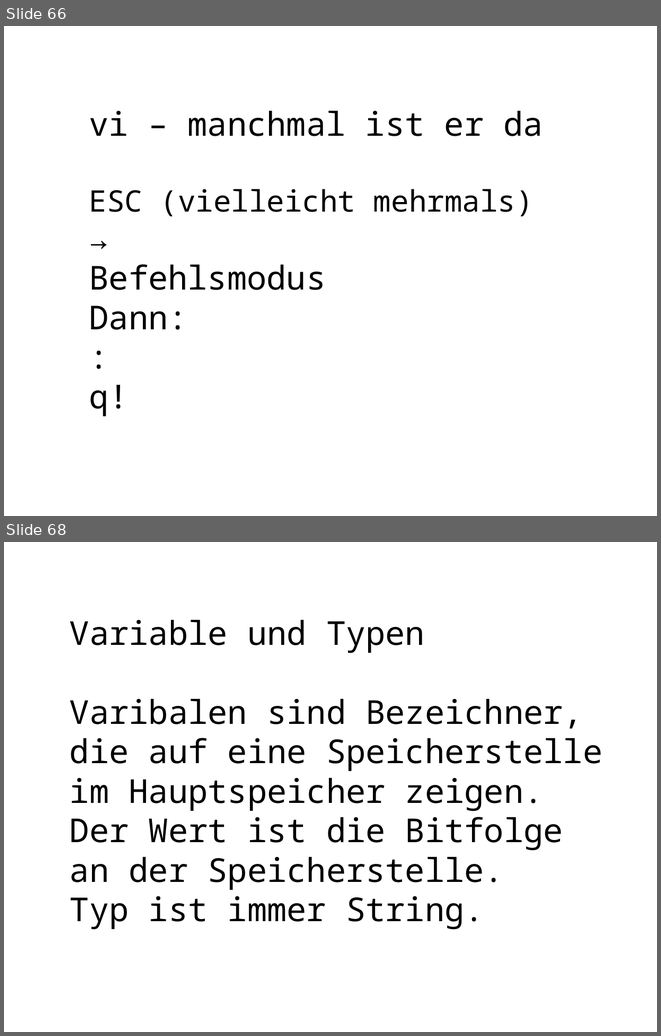
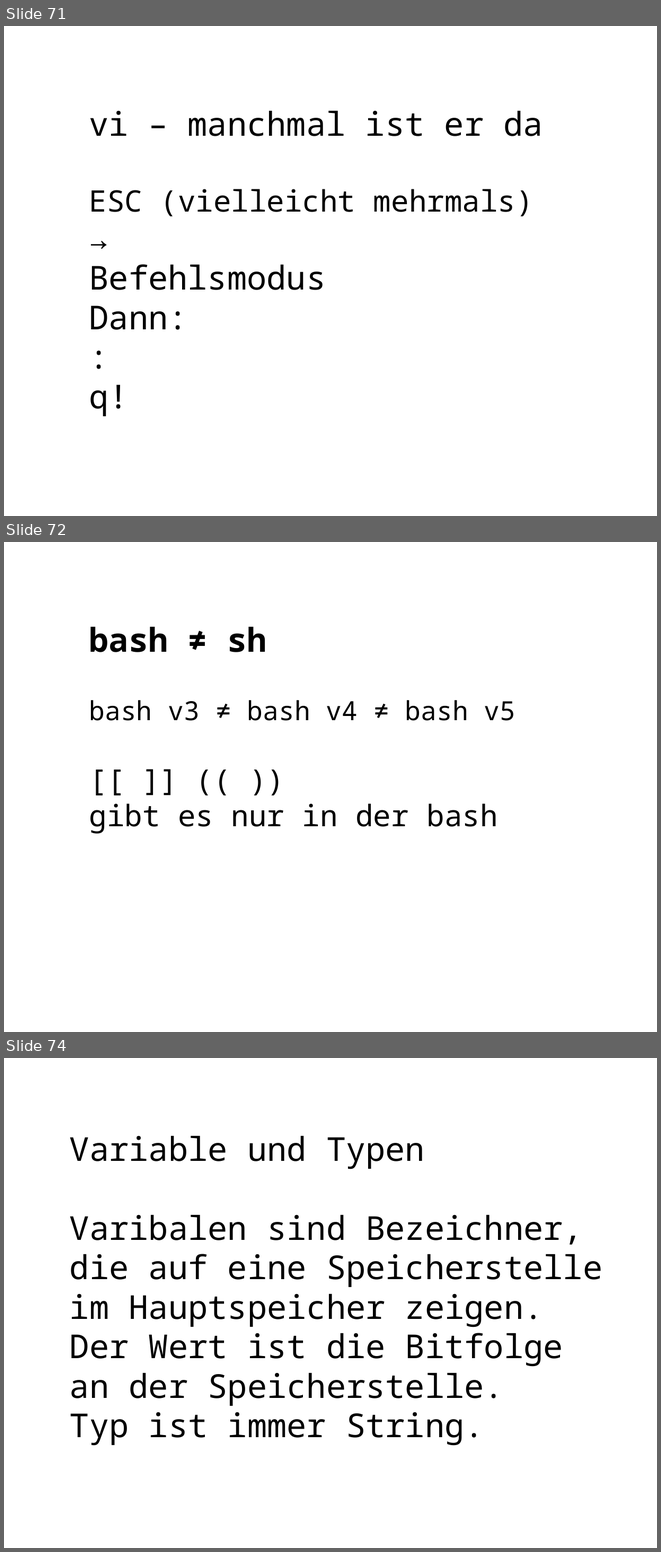
Before and after one commit to koospal/docker, a slide deck: bash/2019-bashing.odp. Shown one above the other, each under a label of ours: slides 66 and 68 before the commit, slides 71, 72 and 74 after it; the slides between them are not shown. The pictures are 661x1036 and 661x1552 pixels, drawn with LibreOffice and Linux fonts; fonts in the diff are those of the drawing; background and template pictures are left out. Boxes give left, top, right and bottom in pixels: in the first picture for what was removed or moved away, otherwise in the second. Text is boxed around its words. In the diff, an @@ line names an element or a change of style, - is before the commit and + after.

```diff
--- a/bash/2019-bashing.odp
+++ b/bash/2019-bashing.odp
@@ slide 72 added at box(4, 542, 657, 1032), background picture (left out) @@
@@ text added at box(89, 626, 516, 834), 36 pt, text #000000 @@
+bash ≠ sh
+bash v3 ≠ bash v4 ≠ bash v5
+[[ ]] (( ))
+gibt es nur in der bash
@@ what was slide 66 is now slide 71 @@
@@ what was slide 68 is now slide 74 @@
```
Also in this commit, not shown: 7 slides changed, 5 other slides added.
